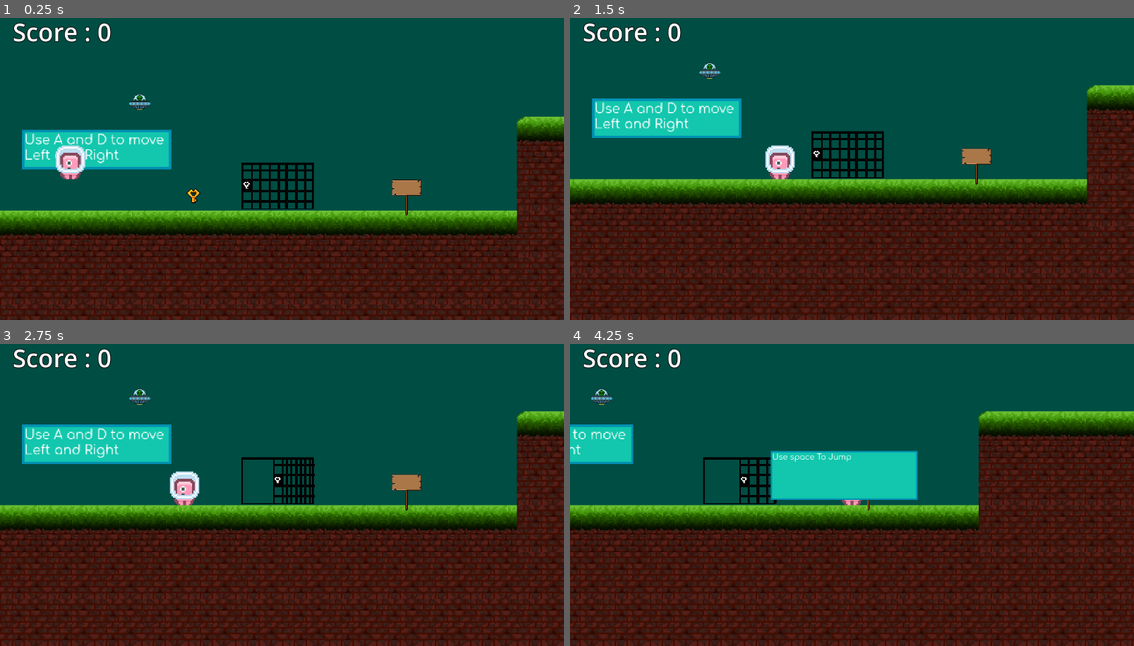
Above: before the commit, frames 1-4 (two rows, left to right).
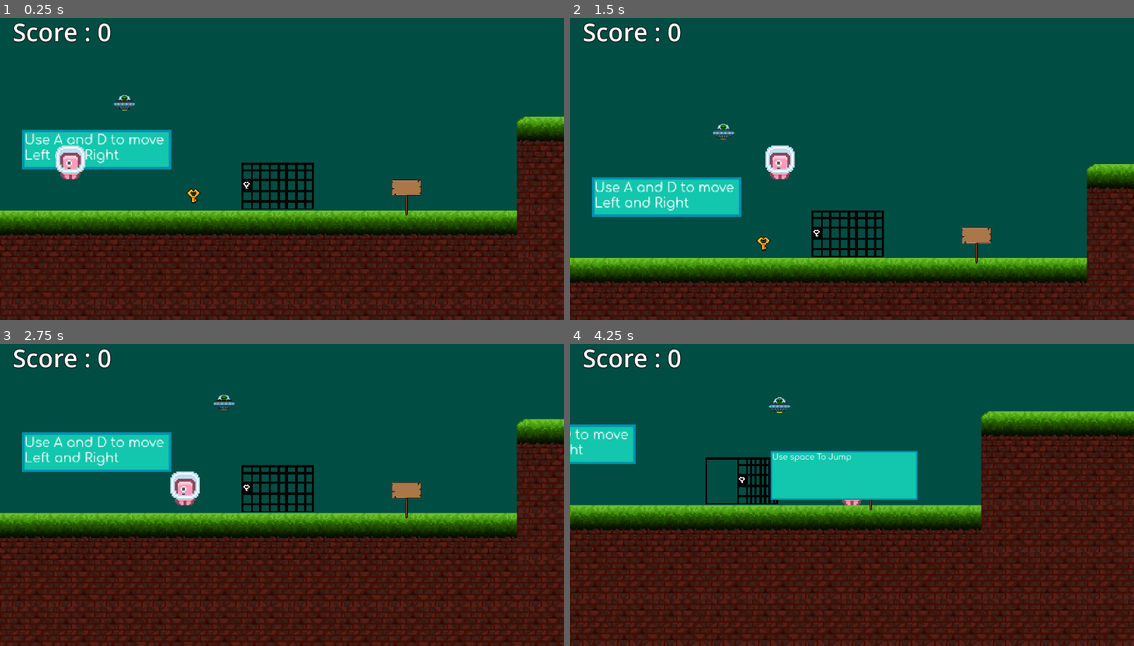
Above: after the commit, the same moments.

Repository: RetroRabiul/Platformer2D
Game: Godot game, scene res://scenes/Level1.tscn
The game is run twice, just before and just after one commit, with the same random seed, the same clock (stepped at 60 frames per second) and the same inputs.
Inputs:
- Up to frame 1 (0.25 s): no input
- Up to frame 2 (1.5 s): hold E (ufo) 0.53-1.28 s; hold D (right) from 0.53 s (still down); tap W (jump) at 0.77 s; tap E (ufo) at 1.35 s
- Up to frame 3 (2.75 s): tap W (jump) at 1.52 s; release D (right) at 2.03 s; hold A (left) from 2.03 s (still down); hold E (ufo) from 2.03 s (still down)
- Up to frame 4 (4.25 s): release A (left) at 2.78 s; release E (ufo) at 2.78 s; hold D (right) from 2.78 s (still down); tap E (ufo) at 2.85 s; tap W (jump) at 3.02, 3.77 s; hold E (ufo) from 3.53 s (still down)

The runs differ from the first frame. In frame 1, 0.2% of the frame differs, in the area x 20-27%, y 25-31%; in frame 2, 43%, in the area x 0-100%, y 14-100%; in frame 3, 23%; in frame 4, 9.6%.

Commit message:
ufo_attack

Diff:
--- a/scenes/Level1.tscn
+++ b/scenes/Level1.tscn
@@ -737,6 +737,7 @@
 [node name="CageKey" parent="." instance=ExtResource("10_ch0j3")]
 position = Vector2(132, 470)
 
-[node name="Assistant" parent="." node_paths=PackedStringArray("enemies") instance=ExtResource("12_5ks76")]
+[node name="Assistant" parent="." node_paths=PackedStringArray("enemies", "player") instance=ExtResource("12_5ks76")]
 position = Vector2(95, 406)
 enemies = NodePath("../Enemies")
+player = NodePath("../Player")
--- a/scenes/assistant.tscn
+++ b/scenes/assistant.tscn
@@ -10,6 +10,8 @@
 radius = 11.0
 
 [node name="Assistant" type="CharacterBody2D" groups=["ufo"]]
+collision_layer = 2
+collision_mask = 0
 script = ExtResource("1_jchtp")
 
 [node name="CollisionShape2D" type="CollisionShape2D" parent="."]
--- a/scenes/enemy.tscn
+++ b/scenes/enemy.tscn
@@ -8,6 +8,7 @@
 
 [node name="Enemy" type="Area2D"]
 position = Vector2(64, -17)
+collision_mask = 3
 script = ExtResource("1_qcn45")
 move_dir = Vector2(-100, -100)
 
@@ -17,5 +18,4 @@
 [node name="CollisionShape2D" type="CollisionShape2D" parent="."]
 shape = SubResource("CircleShape2D_iqxwb")
 
-[connection signal="area_entered" from="." to="." method="_on_area_entered"]
 [connection signal="body_entered" from="." to="." method="_on_body_entered"]
--- a/scripts/assistant.gd
+++ b/scripts/assistant.gd
@@ -2,12 +2,13 @@
 
 var enemy
 
-var speed = 160.0
-var attack_speed = 250.0
+var speed = 90.0
+var attack_speed = 150.0
 
 var target_position = Vector2.ZERO
 
 var attacking = false
+
 
 #
 #@export var enemies_path: Node2D
@@ -49,21 +50,14 @@
 	attacking = false
 
 func _physics_process(delta):
-	pass
-	#if attacking:
-		#
-		#target_position = (enemy.global_position - global_position).normalized()
-		#
-		#if global_position.distance_to(enemy.global_position) > 2:
-			#move_and_slide(target_position * attack_speed, Vector2.UP)
-			#
-	#else:
-		#var player_pos = Vector2(player.global_position.x,player.global_position.y-20)
-		#
-		#target_position = (player_pos - global_position).normalized()
-		#
-		#if global_position.distance_to(player_pos) > 80:
-			#move_and_slide(target_position * speed, Vector2.UP)
-			#
-		#
-	#
+	if attacking:
+		velocity = global_position.direction_to(enemy.global_position) * attack_speed
+		if global_position.distance_to(enemy.global_position) > 2:
+			move_and_slide()
+	else:
+		var player_pos = Vector2(player.global_position.x,player.global_position.y-40)
+
+		velocity = global_position.direction_to(player_pos) * speed
+
+		if global_position.distance_to(player_pos) > 40:
+			move_and_slide()
--- a/scripts/enemy.gd
+++ b/scripts/enemy.gd
@@ -25,9 +25,6 @@
 func _on_body_entered(body):
 	if body.is_in_group("Player"):
 		body.game_over()
-
-
-func _on_area_entered(area):
-	if area.is_in_group("ufo"):
+	if body.is_in_group("ufo"):
 		GlobalSignal.emit_signal("ufo_return")
 		queue_free()
